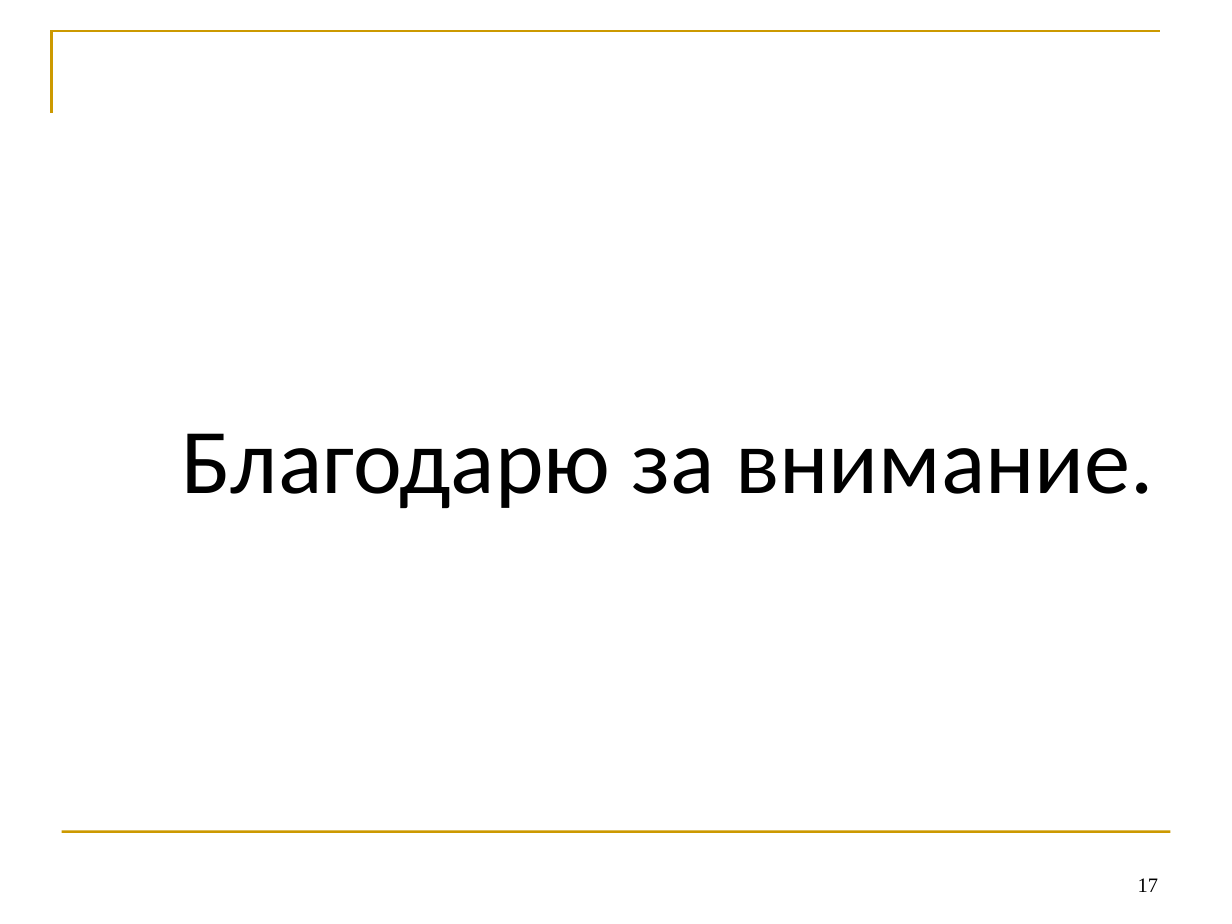
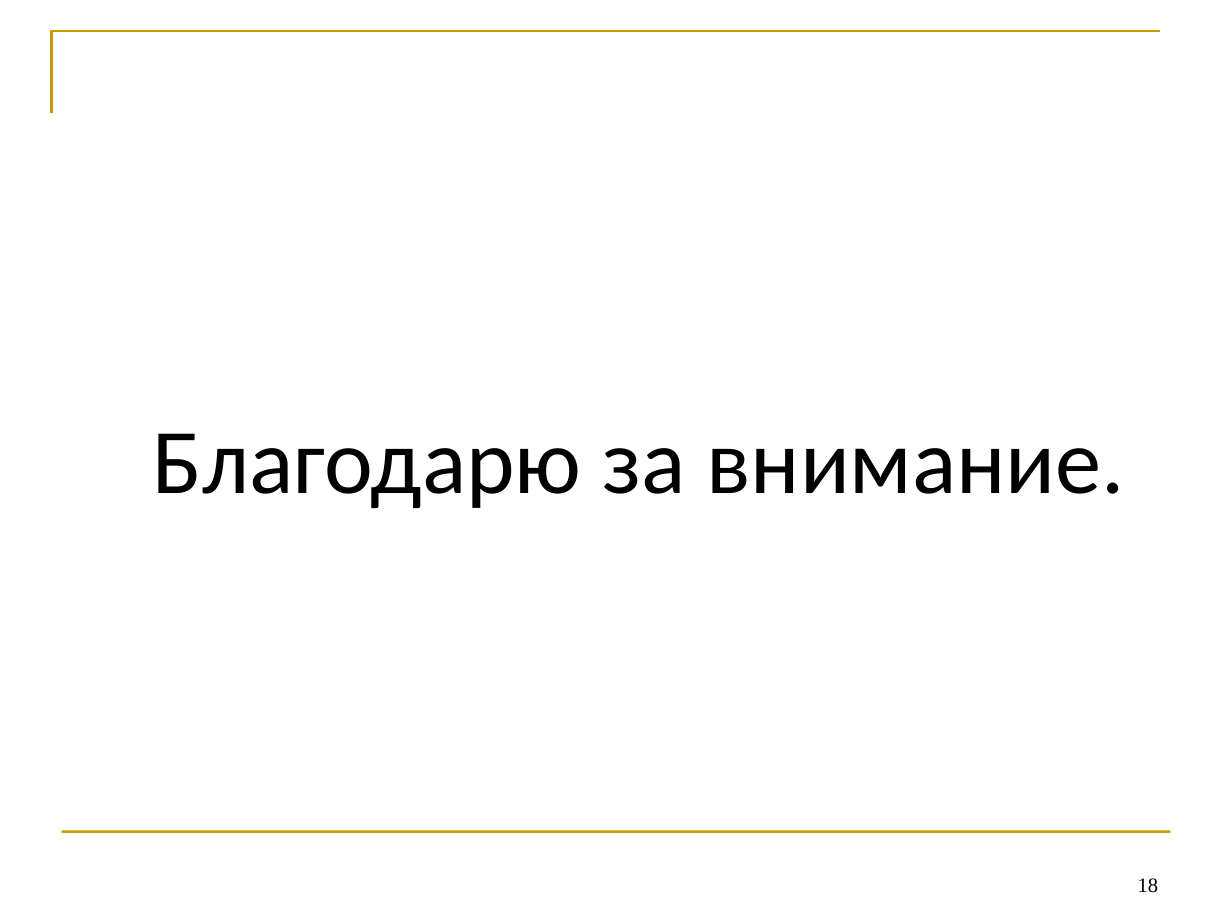
Before and after one commit to erad888/fsm-decompose, a slide deck: slide 18 of Презентация1.pptx (slide 17 before the commit). Drawn at 1232x924 pixels with LibreOffice and Linux fonts; fonts in the diff are those of the drawing. Boxes give left, top, right and bottom in pixels: in the first picture for what was removed or moved away, otherwise in the second. Text is boxed around its words. In the diff, an @@ line names an element or a change of style, - is before the commit and + after.

```diff
--- a/Презентация1.pptx
+++ b/Презентация1.pptx
@@ text "Благодарю за внимание.": place and size @@
-text "Благодарю за внимание." at [181,433,1154,508]
+text "Благодарю за внимание." at [152,433,1125,508]
@@ page number at [1138,878,1158,893]: text changed @@
-17
+18
```
Also in this commit, not shown: 10 other slides changed, 1 slide added, 5 other files.
